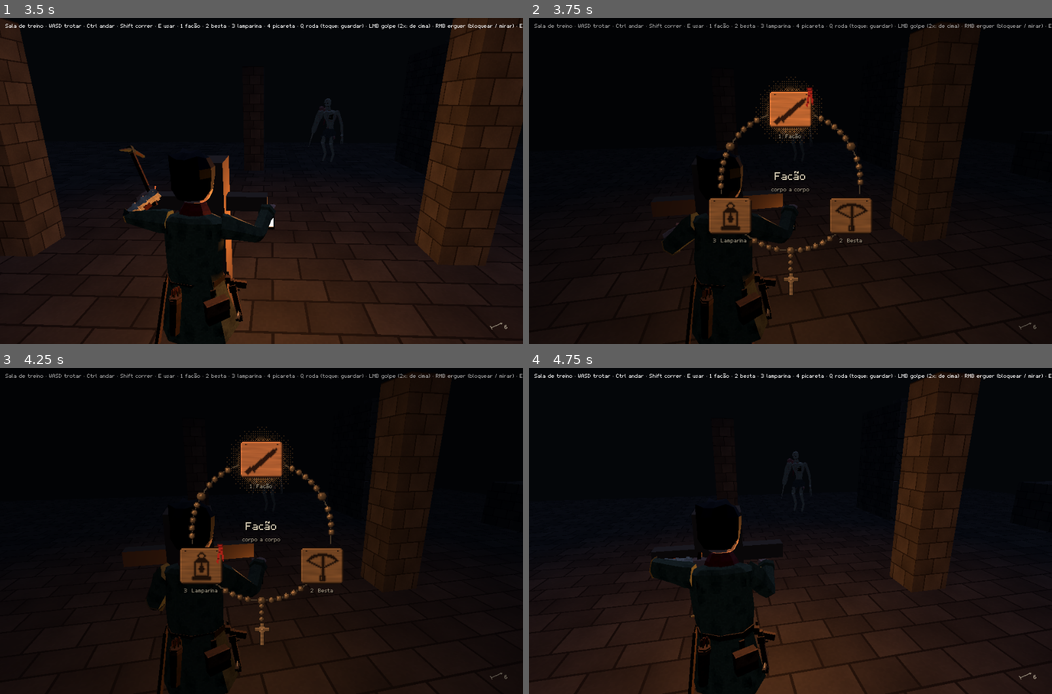
Above: before the commit, frames 1-4 (two rows, left to right).
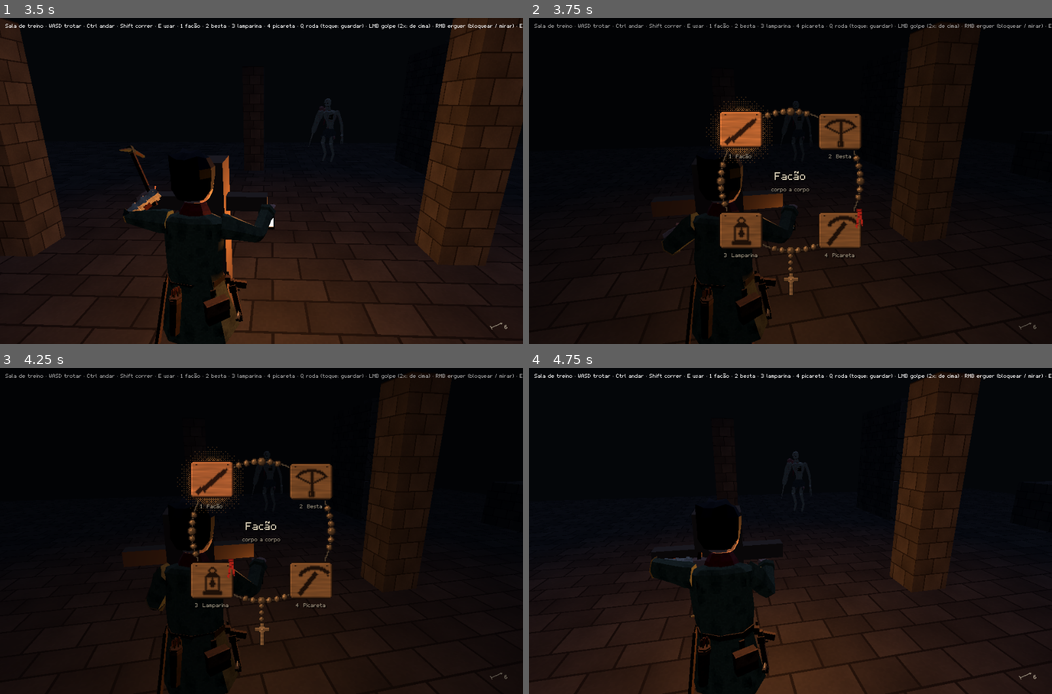
Above: after the commit, the same moments.

Repository: KaiD3v/horror-game
Game: Godot game, scene res://scenes/levels/treino.tscn
The game is run twice, just before and just after one commit, with the same random seed, the same clock (stepped at 60 frames per second) and the same inputs. This scene is started directly instead of the project's main scene.
Inputs (mouse positions are in pixels of both pictures, inside the frame that each line leads up to):
- Up to frame 1 (3.5 s): tap Enter (ui_accept) at 0.5, 0.77, 1.07, 1.52, 1.82, 3.02, 3.32 s; move the mouse to (287, 181) at 0.52 s; hold 2 (crossbow) 0.53-1.28 s; hold W (forward) from 0.53 s (still down); click (287, 181) at 0.67 s; tap 1 (draw) at 0.8, 1.35 s; move the mouse to (235, 181) at 1.27 s; click (235, 181) at 1.42 s; tap 3 (lantern) at 1.55 s; move the mouse to (271, 174) at 2.02 s; hold 3 (lantern) 2.03-2.78 s; click (271, 174) at 2.17 s; tap 4 (pickaxe) at 2.3, 2.85 s; move the mouse to (256, 187) at 2.77 s; click (256, 187) at 2.92 s; tap Q (weapons) at 3.05 s
- Up to frame 2 (3.75 s): keep holding W (forward); move the mouse to (827, 184) at 3.52 s; hold Q (weapons) from 3.53 s (still down); click (827, 184) at 3.67 s
- Up to frame 3 (4.25 s): keep holding W (forward); keep holding Q (weapons); tap Enter (ui_accept) at 3.77, 4.07 s; tap 2 (crossbow) at 3.8 s
- Up to frame 4 (4.75 s): keep holding W (forward); move the mouse to (748, 527) at 4.27 s; release Q (weapons) at 4.28 s; click (748, 527) at 4.35 s; tap Enter (ui_accept) at 4.52 s; tap 1 (draw) at 4.55 s

Frame 1 is identical in both runs. In frame 2, 6.0% of the frame differs, in the area x 33-66%, y 18-74%; in frame 3, 6.0%; in frame 4, nothing differs.

Commit message:
Sons dos itens (ElevenLabs) e a picareta na roda de armas
- Sete sons novos: cadeado abrindo, tábua arrancada e caindo, picareta na pedra (2 versões),
  entulho desabando e a corda amarrada caindo no poço; ligados nos objetos de progressão.
- A roda de armas ganha a plaquinha da Picareta: quatro plaquinhas nas diagonais, o crucifixo
  pendurado livre entre as de baixo. Escolher a picareta a põe na mão (fita vermelha nela).

Co-Authored-By: Claude Opus 5.5 <noreply@anthropic.com>

Diff:
--- a/godot_demo/scripts/ui/weapon_wheel.gd
+++ b/godot_demo/scripts/ui/weapon_wheel.gd
@@ -7,11 +7,15 @@
 class_name WeaponWheel
 extends CanvasLayer
 
-const WHEEL := [  # clockwise from the top, at the art's slots (roda_armas.py SLOTS); key = its number key
-	{"mode": Player.Mode.COMBAT, "nome": "Facão", "nota": "corpo a corpo", "arte": "facao", "tecla": "1"},
+# clockwise from the top left, at the art's slots (roda_armas.py SLOTS: the four diagonals); item = what COMBAT holds
+# (Player.held); key = its number key
+const WHEEL := [
+	{"mode": Player.Mode.COMBAT, "item": "facao", "nome": "Facão", "nota": "corpo a corpo", "arte": "facao", "tecla": "1"},
 	{"mode": Player.Mode.XBOW, "nome": "Besta", "nota": "virotes: %d", "arte": "besta", "tecla": "2"},
+	{"mode": Player.Mode.COMBAT, "item": "picareta", "nome": "Picareta", "nota": "quebra pedra", "arte": "picareta", "tecla": "4"},
 	{"mode": Player.Mode.EXPLORE, "nome": "Lamparina", "nota": "sem arma na mão", "arte": "lamparina", "tecla": "3"},
 ]
+const FIRST := -PI * 0.75  # the first slot's angle (top left)
 const PX := 2.0            # texels -> pixels
 const RADIUS := 64.0       # the rosary's radius, texels (roda_armas.py R)
 const SLOW := 0.25         # time scale while it is open
@@ -66,7 +70,7 @@
 
 
 static func slice_dir(i: int) -> Vector2:
-	var a := -PI / 2 + i * TAU / WHEEL.size()
+	var a := FIRST + i * TAU / WHEEL.size()
 	return Vector2(cos(a), sin(a))
 
 
@@ -74,7 +78,7 @@
 static func slice_at(v: Vector2) -> int:
 	if v.length() < DEADZONE:
 		return -1
-	return wrapi(roundi((v.angle() + PI / 2) / (TAU / WHEEL.size())), 0, WHEEL.size())
+	return wrapi(roundi((v.angle() - FIRST) / (TAU / WHEEL.size())), 0, WHEEL.size())
 
 
 func _process(_delta: float) -> void:
@@ -92,7 +96,7 @@
 			aim = keys * REACH
 		picked = slice_at(aim)
 		centre.text = WHEEL[picked].nome if picked >= 0 else ""
-		note.text = ("ainda não tem" if not player.owns(WHEEL[picked].mode)
+		note.text = ("ainda não tem" if not _has(picked)
 			else WHEEL[picked].nota % Inventory.count("virote") if "%d" in WHEEL[picked].nota
 			else WHEEL[picked].nota) if picked >= 0 else "aponte com o mouse"
 		ring.queue_redraw()  # the candle flickers
@@ -121,13 +125,21 @@
 	open = false; ring.visible = false
 	Engine.time_scale = 1.0
 	if choose and picked >= 0:
-		player.equip(WHEEL[picked].mode)
+		player.equip(WHEEL[picked].mode, WHEEL[picked].get("item", "facao"))
 	elif choose and Time.get_ticks_msec() - _opened_at < TAP * 1000.0 and _holding() != Player.Mode.EXPLORE:
 		player.equip(Player.Mode.EXPLORE)  # a tap: the weapon away
 
 
 func _holding() -> int:  # crouched = hands as when exploring
 	return Player.Mode.EXPLORE if player.mode == Player.Mode.CROUCH else player.mode
+
+
+func _has(i: int) -> bool:  # whether he has slot i's weapon / tool
+	return Inventory.has(WHEEL[i].get("item", Player.WEAPON_ITEM.get(WHEEL[i].mode, "")))
+
+
+func _in_hand(i: int) -> bool:  # slot i is what he holds now
+	return WHEEL[i].mode == _holding() and WHEEL[i].get("item", player.held) == player.held
 
 
 func _exit_tree() -> void:  # never leave the next scene in slow motion
@@ -142,7 +154,7 @@
 	var flicker := 0.85 + 0.1 * sin(Time.get_ticks_msec() * 0.013) + 0.05 * sin(Time.get_ticks_msec() * 0.031)
 	for i in WHEEL.size():
 		var at := c + slice_dir(i) * RADIUS * PX
-		var locked := not player.owns(WHEEL[i].mode)  # not found / bought yet: a dark, empty tablet
+		var locked := not _has(i)  # not found / bought yet: a dark, empty tablet
 		var lit := i == picked and not locked
 		if lit:
 			var g: Texture2D = art.brilho
@@ -152,6 +164,6 @@
 		ring.draw_texture_rect(p, Rect2(top, p.get_size() * PX), false,
 			Color(1.25 * flicker + 0.1, 1.1 * flicker + 0.05, 0.9) if lit else Color(0.3, 0.28, 0.27, 0.6) if locked
 			else Color(0.72, 0.68, 0.64))
-		if WHEEL[i].mode == _holding():
+		if _in_hand(i):
 			var f: Texture2D = art.fita
 			ring.draw_texture_rect(f, Rect2(top + Vector2(p.get_width() - 7, -3) * PX, f.get_size() * PX), false)
--- a/godot_demo/scripts/world/blocked_door.gd
+++ b/godot_demo/scripts/world/blocked_door.gd
@@ -69,7 +69,7 @@
 		return
 	opening = true
 	if kind == "cadeado":  # the key turned (Interactable spent it): the padlock is just gone
-		Audio.play2d(self, "tilintar", -6.0)
+		Audio.play2d(self, "cadeado_abrir", -4.0)
 		_opened(true)
 	else:
 		await _force(by)
@@ -87,13 +87,13 @@
 	var bar := p.hold_item("pe_de_cabra")
 	for plank in planks:
 		p.play("Push")
-		Audio.play2d(self, "rangido", -2.0).pitch_scale = randf_range(0.8, 1.0)
-		await get_tree().create_timer(0.7).timeout
+		Audio.play2d(self, "tabua_arrancar", -2.0).pitch_scale = randf_range(0.9, 1.05)  # the nails squeal, then it cracks
+		await get_tree().create_timer(1.6).timeout
 		var fall := create_tween().set_parallel()  # it comes away and drops
 		fall.tween_property(plank, "rotation:z", plank.rotation.z + randf_range(-1.2, 1.2), 0.4)
 		fall.tween_property(plank, "position", plank.position + Vector3(randf_range(-0.3, 0.3), -plank.position.y + 0.05, 0.4), 0.4)
 		await fall.finished
-		Audio.play2d(self, "pouso", -6.0)
+		Audio.play2d(self, "tabua_cair", -4.0).pitch_scale = randf_range(0.9, 1.1)
 		await get_tree().create_timer(0.3).timeout
 	await get_tree().create_timer(0.3).timeout
 	bar.queue_free()
--- a/godot_demo/scripts/world/breakable.gd
+++ b/godot_demo/scripts/world/breakable.gd
@@ -60,7 +60,7 @@
 		if player:
 			player.notice.emit("A lâmina só lasca a pedra.")
 		return
-	Audio.play2d(self, "bloqueio", -2.0).pitch_scale = randf_range(0.55, 0.65)  # iron on stone
+	Audio.play2d(self, "picareta_pedra", -2.0).pitch_scale = randf_range(0.92, 1.08)  # iron on stone (two takes)
 	for k in mini(n, stones.size()):
 		var s: Node3D = stones.pop_back()
 		var tw := create_tween().set_parallel()  # it rolls off the heap and lies there
@@ -68,7 +68,7 @@
 		tw.tween_property(s, "rotation", s.rotation + Vector3(randf_range(-2, 2), 0, randf_range(-2, 2)), 0.45)
 		tw.tween_property(s, "scale", Vector3.ONE * 0.45, 0.45)
 	if stones.is_empty():
-		Audio.play2d(self, "pedra_arrastar", -2.0)
+		Audio.play2d(self, "entulho_desabar", -2.0)
 		body.queue_free(); remove_from_group("breakable"); enabled = false
 		Story.mark("quebrado:" + id)
 		if player:
--- a/godot_demo/scripts/world/well.gd
+++ b/godot_demo/scripts/world/well.gd
@@ -65,7 +65,7 @@
 		return
 	if not roped():
 		Story.mark("corda:" + id)
-		Audio.play2d(self, "escalar", -6.0)
+		Audio.play2d(self, "corda_amarrar", -4.0)
 		by.notice.emit("A corda está amarrada na trave.")
 		_update()
 		return
--- a/godot_demo/tests/test_treino.gd
+++ b/godot_demo/tests/test_treino.gd
@@ -351,9 +351,10 @@
 ## swapping straight from one weapon to the other. Then the number keys do the same without it.
 func wheel_tests() -> void:
 	var W: WeaponWheel = L.wheel
-	check(WeaponWheel.slice_at(Vector2(0, -60)) == 0 and WeaponWheel.slice_at(Vector2(60, 35)) == 1
-		and WeaponWheel.slice_at(Vector2(-60, 35)) == 2 and WeaponWheel.slice_at(Vector2(5, 5)) == -1,
-		"the tablets: machete up, crossbow lower right, lantern lower left, nothing in the middle")
+	check(WeaponWheel.slice_at(Vector2(-50, -50)) == 0 and WeaponWheel.slice_at(Vector2(50, -50)) == 1
+		and WeaponWheel.slice_at(Vector2(50, 50)) == 2 and WeaponWheel.slice_at(Vector2(-50, 50)) == 3
+		and WeaponWheel.slice_at(Vector2(5, 5)) == -1,
+		"the tablets: machete upper left, crossbow upper right, pickaxe lower right, lantern lower left, nothing in the middle")
 	var yaw := player.pivot.rotation.y; var p0 := player.global_position; var r0 := player.rotation.y
 	Input.action_press("weapons"); await get_tree().process_frame; await get_tree().process_frame
 	check(W.open and Engine.time_scale == WeaponWheel.SLOW and W.ring.visible, "Q held opens the wheel, time slows (x%.2f)" % Engine.time_scale)
@@ -373,11 +374,21 @@
 	Input.action_press("left"); Input.action_press("back"); await get_tree().process_frame; await get_tree().process_frame
 	var by_keys := W.picked
 	Input.action_release("left"); Input.action_release("back"); Input.action_release("weapons"); await wait(1.5)
-	check(by_keys == 2 and player.mode == Player.Mode.EXPLORE and not player.crossbow_in_hand() and not player.lantern_hung(),
+	check(by_keys == 3 and player.mode == Player.Mode.EXPLORE and not player.crossbow_in_hand() and not player.lantern_hung(),
 		"A+S points at the lantern: the crossbow holstered, the lantern back in hand")
 	Input.action_press("weapons"); await wait(0.1)
 	Input.action_release("weapons"); await wait(0.4)
 	check(player.mode == Player.Mode.EXPLORE and player.action == "", "let go without pointing: nothing changes")
+	Input.action_press("weapons"); await wait(0.1); await _swipe(2)
+	check(W.centre.text == "Picareta" and W.note.text == "quebra pedra", "the pickaxe's tablet (%s)" % W.note.text)
+	await shot("2w_wheel_picareta")
+	Input.action_release("weapons"); await wait(1.4)
+	check(player.mode == Player.Mode.COMBAT and player.held == "picareta" and player.tool_hand.shape.visible, "...let go on it: the pickaxe in hand")
+	Input.action_press("weapons"); await wait(0.1); await _swipe(0)
+	Input.action_release("weapons"); await wait(2.8)
+	check(player.mode == Player.Mode.COMBAT and player.held == "facao" and player.machete_in_hand() and player.wanted == -1,
+		"pickaxe -> machete in one pick: put away, the machete drawn")
+	await player.free_hands()
 
 	var keys := {}
 	for a in ["draw", "crossbow", "lantern", "heal", "weapons"]:
@@ -1043,7 +1054,7 @@
 	await tap("interact"); await wait(1.4)
 	check(player.busy and player.action == "Push" or player.action == "", "the crowbar: he works at the planks")
 	await shot("prog_pe_de_cabra")
-	var banner: bool = await until(func(): return get_tree().get_first_node_in_group("found_banner") != null, 8.0)
+	var banner: bool = await until(func(): return get_tree().get_first_node_in_group("found_banner") != null, 12.0)
 	var fb: FoundBanner = get_tree().get_first_node_in_group("found_banner")
 	check(banner and fb.name_l.text == "Porta aberta", "...the planks off: \"Porta aberta\"")
 	await shot("prog_porta_aberta")
@@ -1085,6 +1096,8 @@
 	Inventory.add("corda")
 	await tap("interact"); await wait(0.2)
 	check(L.well.roped() and L.well.rope != null and L.hud.prompt.text == "E · descer pela corda", "the rope tied: \"%s\"" % L.hud.prompt.text)
+	check(["cadeado_abrir", "tabua_arrancar", "tabua_cair", "picareta_pedra", "entulho_desabar", "corda_amarrar"].all(func(n): return n in Audio.heard),
+		"each made its own sound: %s" % ", ".join(Audio.heard.slice(-12)))
 	await shot("prog_poco")
 	await tap("interact"); await wait(0.2)
 	check(SceneRouter.requested == "res://scenes/levels/poco.tscn" and Story.marks["poco:volta"] == [L.scene_file_path, "treino_poco"],
Not shown, added: godot_demo/sounds/cadeado_abrir.wav.import
Not shown, added: godot_demo/sounds/corda_amarrar.wav.import
Not shown, added: godot_demo/sounds/entulho_desabar.wav.import
Not shown, added: godot_demo/sounds/picareta_pedra_1.wav.import
Not shown, added: godot_demo/sounds/picareta_pedra_2.wav.import
Not shown, added: godot_demo/sounds/tabua_arrancar.wav.import
Not shown, added: godot_demo/sounds/tabua_cair.wav.import
Binary file changed: godot_demo/textures/roda_placa_besta.png
Binary file changed: godot_demo/textures/roda_placa_facao.png
Binary file changed: godot_demo/textures/roda_placa_lamparina.png
Binary file added: godot_demo/textures/roda_placa_picareta.png
Not shown, added: godot_demo/textures/roda_placa_picareta.png.import
(and 16 more such lines)
